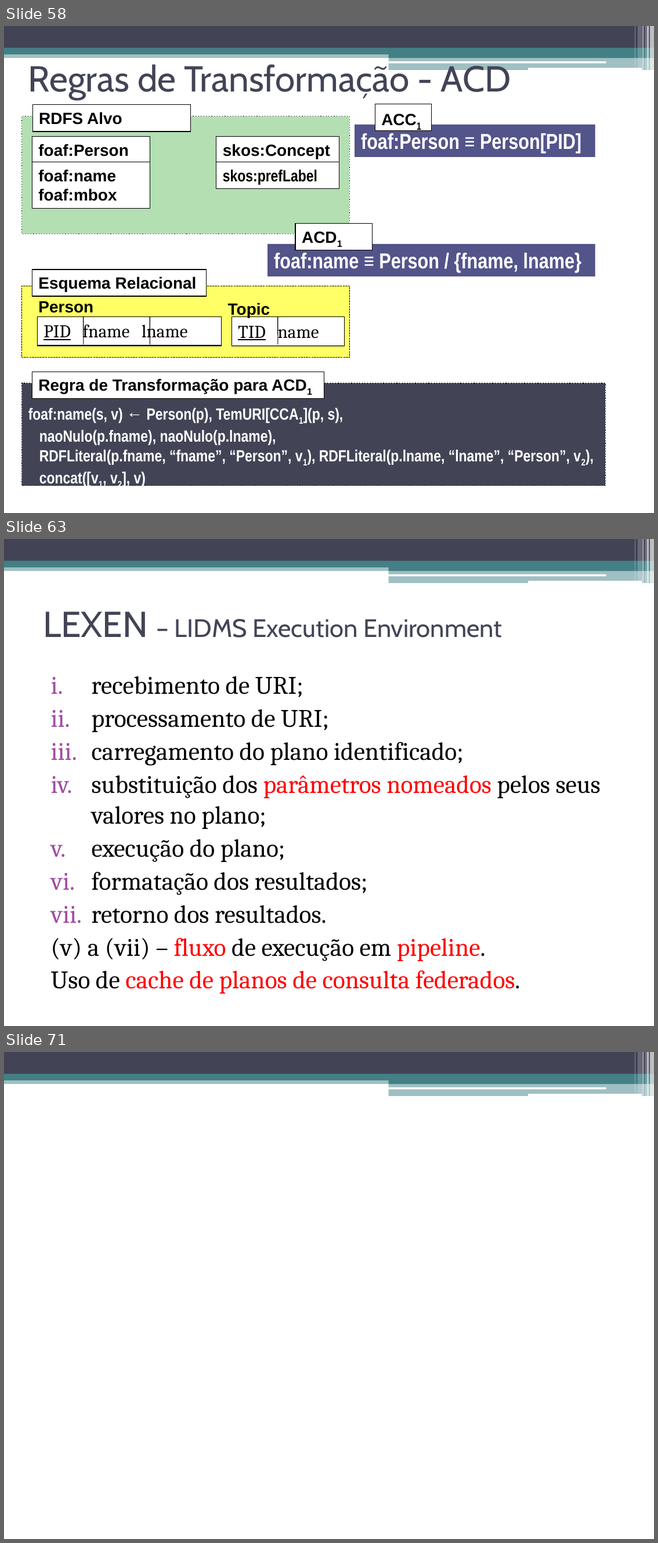
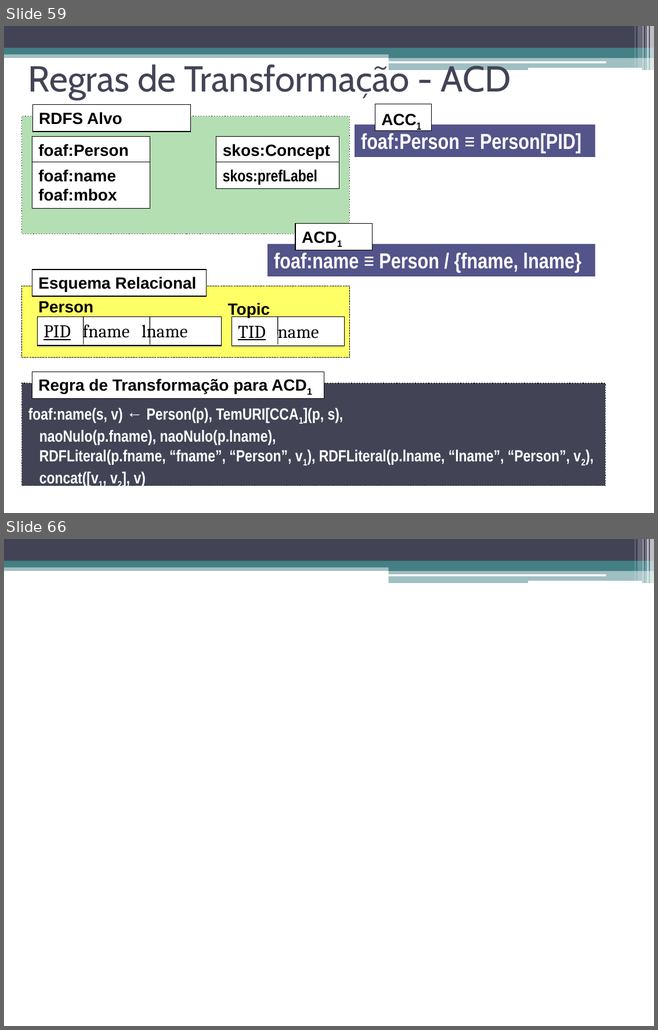
Before and after one commit to luiseufrasio/mestrado-ufc-eufrasio, a slide deck: dissertação/dissertacao_eufrasio-slides.pptx. Shown one above the other, each under a label of ours: slides 58, 63 and 71 before the commit, slides 59 and 66 after it; the slides between them are not shown. The pictures are 658x1543 and 658x1030 pixels, drawn with LibreOffice and Linux fonts; fonts in the diff are those of the drawing. Boxes give left, top, right and bottom in pixels: in the first picture for what was removed or moved away, otherwise in the second. Text is boxed around its words. In the diff, an @@ line names an element or a change of style, - is before the commit and + after.

```diff
--- a/dissertação/dissertacao_eufrasio-slides.pptx
+++ b/dissertação/dissertacao_eufrasio-slides.pptx
@@ slide 63 removed at bbox=[4, 539, 654, 1026], background #FFFFFF; not listed: 13 template elements that a slide beside it also shows @@
@@ title removed at bbox=[43, 611, 502, 638] @@
-LEXEN – LIDMS Execution Environment
@@ text removed at bbox=[51, 676, 600, 994] @@
-i. recebimento de URI;
-ii. processamento de URI;
-iii. carregamento do plano identificado;
-iv. substituição dos parâmetros nomeados pelos seus valores no plano;
-v. execução do plano;
-vi. formatação dos resultados;
-vii. retorno dos resultados.
-(v) a (vii) – fluxo de execução em pipeline.
-Uso de cache de planos de consulta federados.
@@ what was slide 58 is now slide 59 @@
@@ what was slide 71 is now slide 66 @@
```
Also in this commit, not shown: 5 slides changed, 6 slides added, 10 other slides removed, 1 other file.
